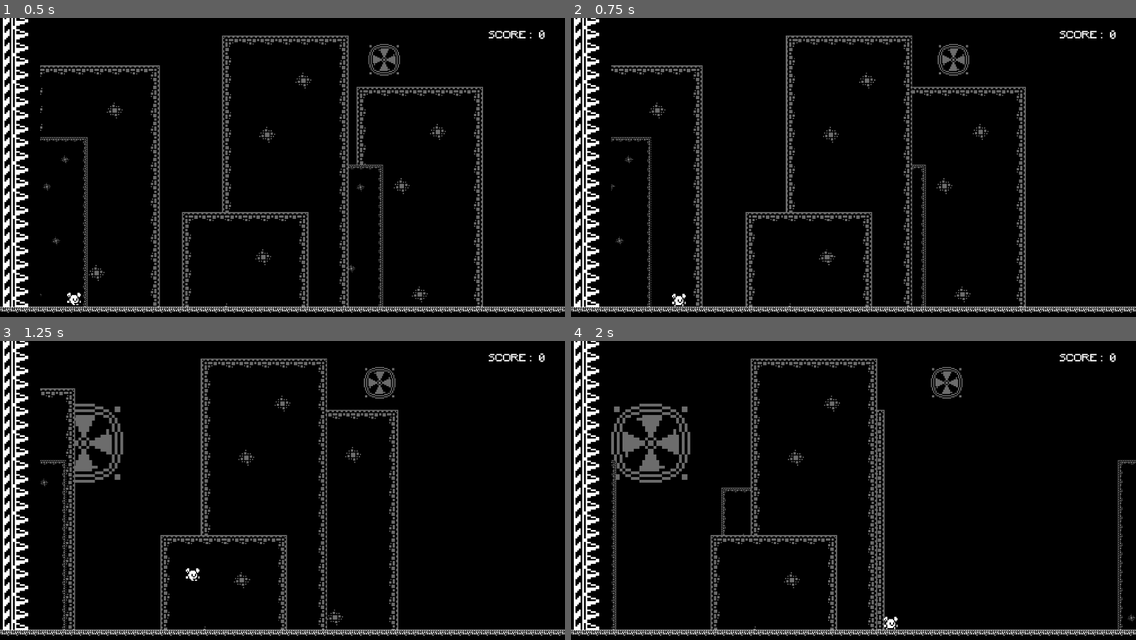
Above: before the commit, frames 1-4 (two rows, left to right).
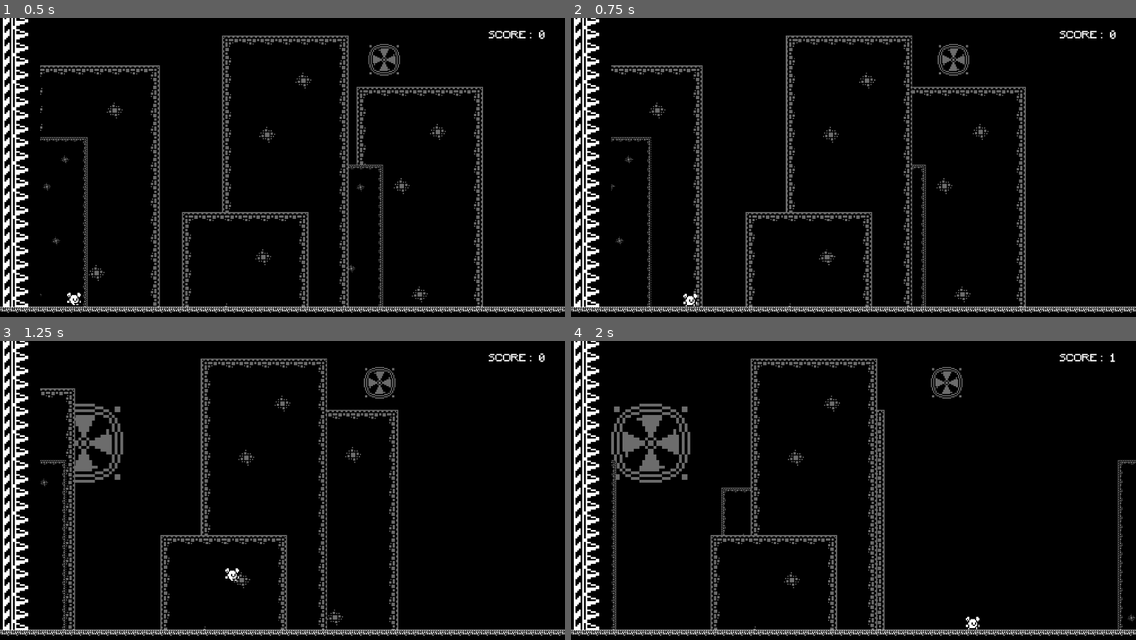
Above: after the commit, the same moments.

Repository: Kapioga/1BitFella
Game: Godot game, scene res://Scenes/main.tscn
The game is run twice, just before and just after one commit, with the same random seed, the same clock (stepped at 60 frames per second) and the same inputs.
Inputs:
- Up to frame 1 (0.5 s): no input
- Up to frame 2 (0.75 s): hold Right (Right) from 0.53 s (still down)
- Up to frame 3 (1.25 s): keep holding Right (Right); tap Space (Jump) at 0.77 s
- Up to frame 4 (2 s): keep holding Right (Right); tap Space (Jump) at 1.52 s

Frame 1 is identical in both runs. In frame 2, 0.1% of the frame differs, in the area x 17-23%, y 92-97%; in frame 3, 0.1%; in frame 4, 0.2%, in the area x 55-97%, y 4-97%.

Commit message:
Fixed walking and score bug

Diff:
--- a/Scenes/main.tscn
+++ b/Scenes/main.tscn
@@ -45,12 +45,6 @@
 [node name="Player" parent="." instance=ExtResource("3_c7kxt")]
 position = Vector2(132, 444)
 
-[node name="Trails" type="CPUParticles2D" parent="Player"]
-visible = false
-amount = 80
-emission_shape = 2
-emission_sphere_radius = 1.0
-
 [node name="ScoreLabel" type="Label" parent="."]
 anchors_preset = 1
 anchor_left = 1.0
@@ -94,6 +88,7 @@
 [node name="CollisionShape2D" type="CollisionShape2D" parent="Score/ScoreDetectL/ScoreDetect"]
 position = Vector2(997.5, 276)
 shape = SubResource("RectangleShape2D_k6xq1")
+debug_color = Color(0.803922, 0.333333, 0.65098, 0.419608)
 
 [connection signal="area_shape_entered" from="Score/ScoreDetectL/ScoreDetect" to="Score" method="_on_score_detect_area_shape_entered"]
 
--- a/Scripts/player.gd
+++ b/Scripts/player.gd
@@ -1,19 +1,19 @@
 extends CharacterBody2D
 
 
-const SPEED = 300.0
+const SPEED = 400.0
 const JUMP_VELOCITY = -400.0
 
 # Get the gravity from the project settings to be synced with RigidBody nodes.
 var gravity = ProjectSettings.get_setting("physics/2d/default_gravity")
-@onready var trails = $Trails
+@onready var animated_sprite_2d = $AnimatedSprite2D
 
 
 func _physics_process(delta):
 	gravity_set(delta)
 	jump_set()
-	player_move()
-
+	player_move(delta)
+	anim_dir()
 	move_and_slide()
 
 # Gravity Settings
@@ -27,22 +27,16 @@
 		velocity.y = JUMP_VELOCITY
 
 # Player Movement
-func player_move():
+func player_move(delta):
 	var direction = Input.get_axis("Left", "Right")
 	if direction:
 		velocity.x = direction * SPEED
-		trails.emitting = true
-
-	elif velocity.x < -1:
-		trails.direction.x = -1
-
-	elif velocity.x > 1:
-		trails.direction.x = 1
-
 	else:
 		velocity.x = move_toward(velocity.x, 0, SPEED)
-		trails.emitting = false
 
-#Detects Spike
-func _on_area_2d_body_entered(body):
-	print("Spike Touched!")
+#Player Sprite directions
+func anim_dir():
+	if velocity.x > 1:
+		animated_sprite_2d.flip_h = false
+	if velocity.x < -1:
+		animated_sprite_2d.flip_h = true
Not shown, added: Scenes/plaCCEE.tmp
